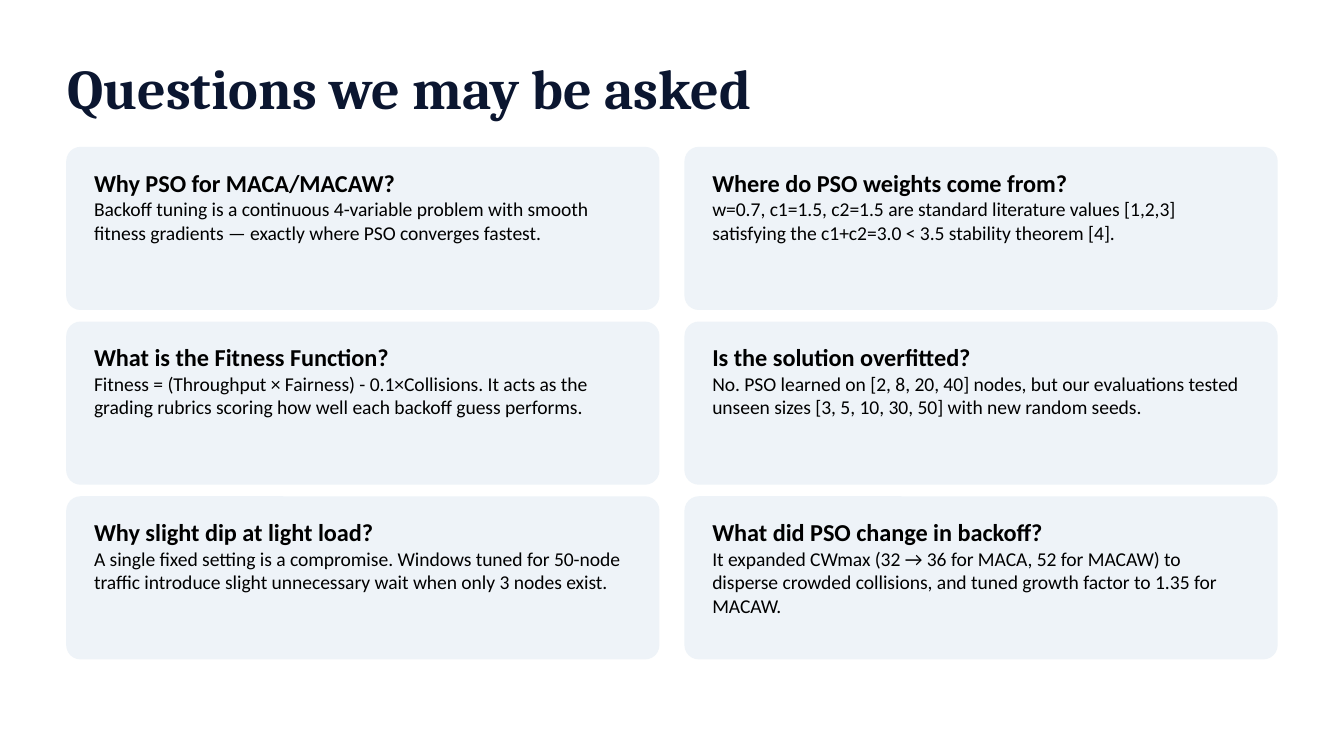
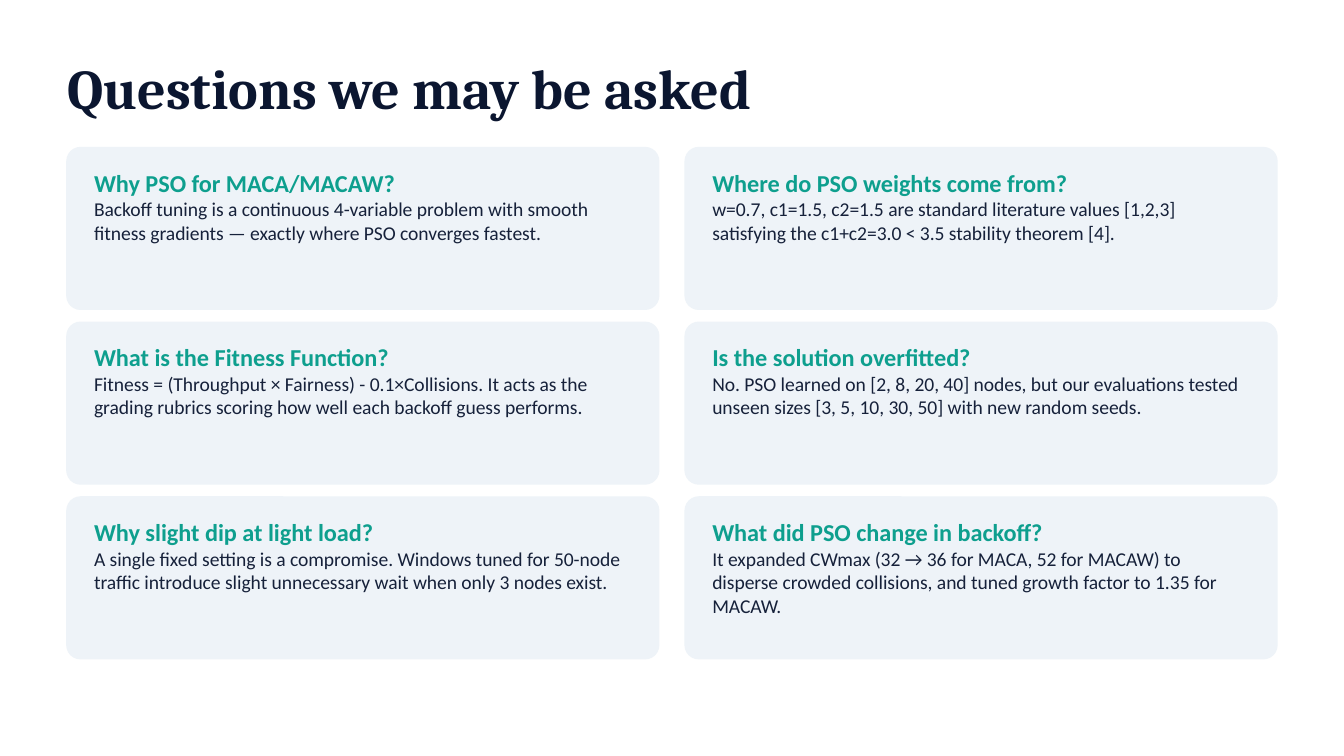
Before and after one commit to JayH25/NDO---MACA-MACAw-with-PSO-optimization, a slide deck: slide 14 of NDO_final.pptx. Drawn at 1344x756 pixels with LibreOffice and Linux fonts; fonts in the diff are those of the drawing. Boxes give left, top, right and bottom in pixels: in the first picture for what was removed or moved away, otherwise in the second. Text is boxed around its words. In the diff, an @@ line names an element or a change of style, - is before the commit and + after.

```diff
--- a/NDO_final.pptx
+++ b/NDO_final.pptx
@@ text "Why PSO for MACA/MACAW?" at (94, 175, 588, 244): text colour #000000 to #0E9F8E in "Why PSO for MACA/MACAW?"; text colour #000000 to #16213A in "Backoff tuning is a continuous 4-variable problem ..." @@
@@ text "Where do PSO weights come ..." at (712, 175, 1175, 244): text colour #000000 to #0E9F8E in "Where do PSO weights come from?"; text colour #000000 to #16213A in "w=0.7, c1=1.5, c2=1.5 are standard literature values ..." @@
@@ text "What is the Fitness Function?" at (94, 349, 587, 418): text colour #000000 to #0E9F8E in "What is the Fitness Function?"; text colour #000000 to #16213A in "Fitness = (Throughput × Fairness) - 0.1×Collisions. ..." @@
@@ text "Is the solution overfitted?" at (712, 349, 1239, 417): text colour #000000 to #0E9F8E in "Is the solution overfitted?"; text colour #000000 to #16213A in "No. PSO learned on [2, 8, 20, ..." @@
@@ text "Why slight dip at light ..." at (94, 524, 620, 593): text colour #000000 to #0E9F8E in "Why slight dip at light load?"; text colour #000000 to #16213A in "A single fixed setting is a compromise. ..." @@
@@ text "What did PSO change in ..." at (712, 524, 1217, 613): text colour #000000 to #0E9F8E in "What did PSO change in backoff?"; text colour #000000 to #16213A in "It expanded CWmax (32 → 36 for ..." @@
```
Also in this commit, not shown: 5 other slides changed, 1 other file.
